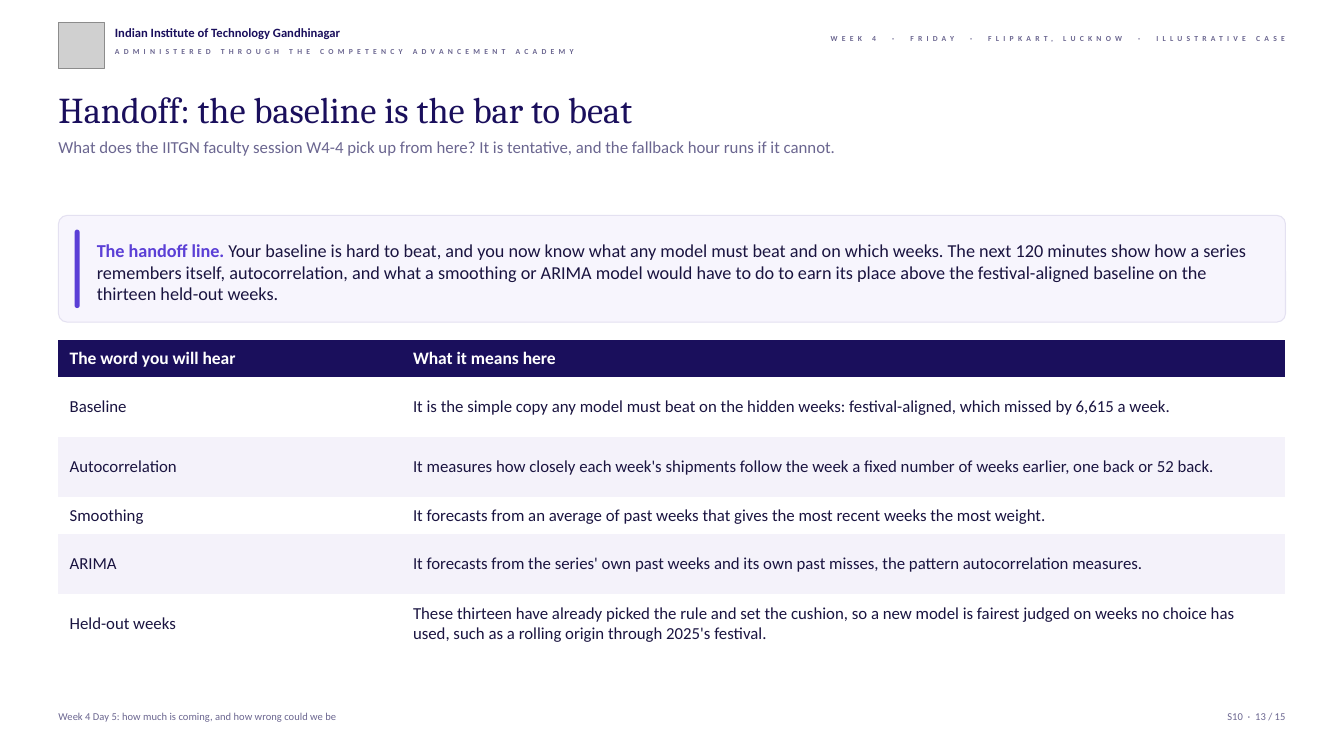
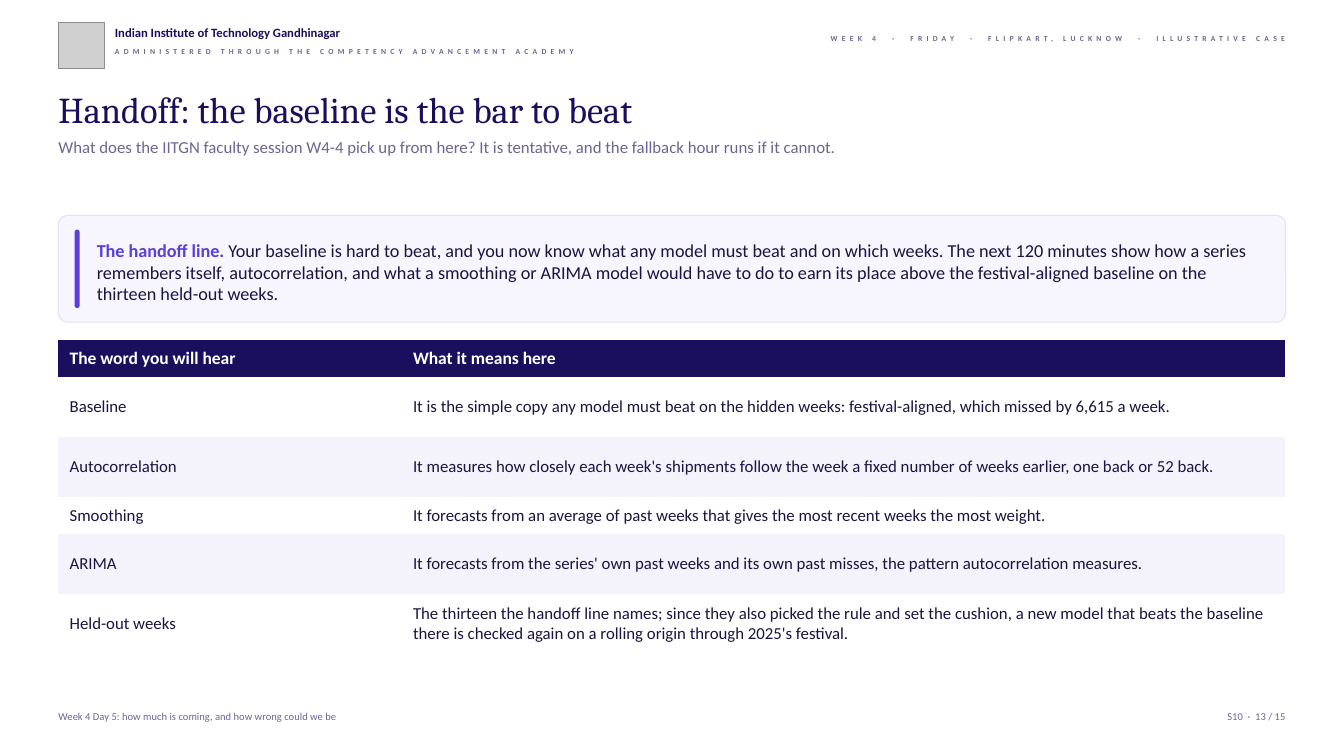
Before and after one commit to fde-academy-lab/c2-content-factory, a slide deck: slide 13 of content/W04/D5/slides/C2_W04_D05_half2_STUDENT.pptx. Drawn at 1344x756 pixels with LibreOffice and Linux fonts; fonts in the diff are those of the drawing; grey boxes stand for pictures; background and template pictures are left out. Boxes give left, top, right and bottom in pixels: in the first picture for what was removed or moved away, otherwise in the second. Text is boxed around its words. In the diff, an @@ line names an element or a change of style, - is before the commit and + after.

```diff
--- a/content/W04/D5/slides/C2_W04_D05_half2_STUDENT.pptx
+++ b/content/W04/D5/slides/C2_W04_D05_half2_STUDENT.pptx
@@ table at <box>58,341,1287,654</box> @@
-row 6, column 2: These thirteen have already picked the rule and set the cushion, so a new model is fairest judged on weeks no choice has used, such as a rolling origin through 2025's festival.
+row 6, column 2: The thirteen the handoff line names; since they also picked the rule and set the cushion, a new model that beats the baseline there is checked again on a rolling origin through 2025's festival.
```
Also in this commit, not shown: 3 other slides changed, 10 other files.
